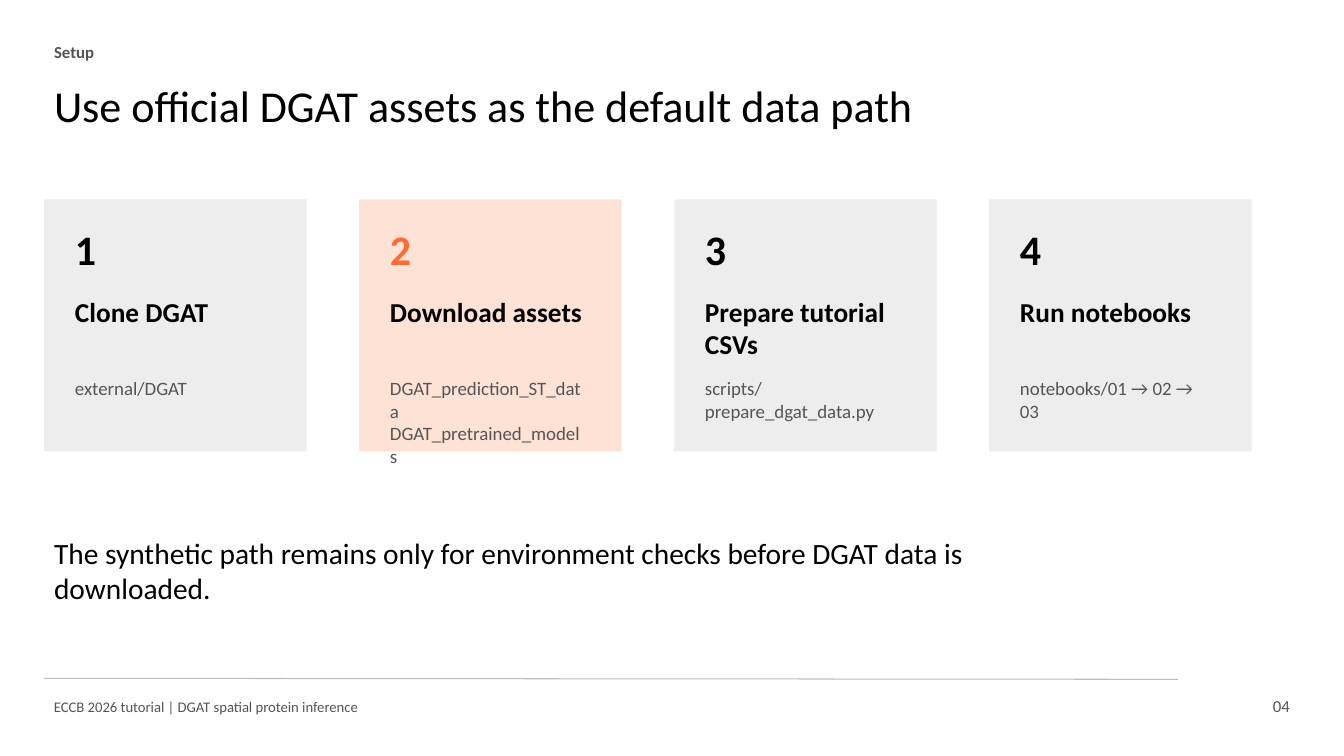
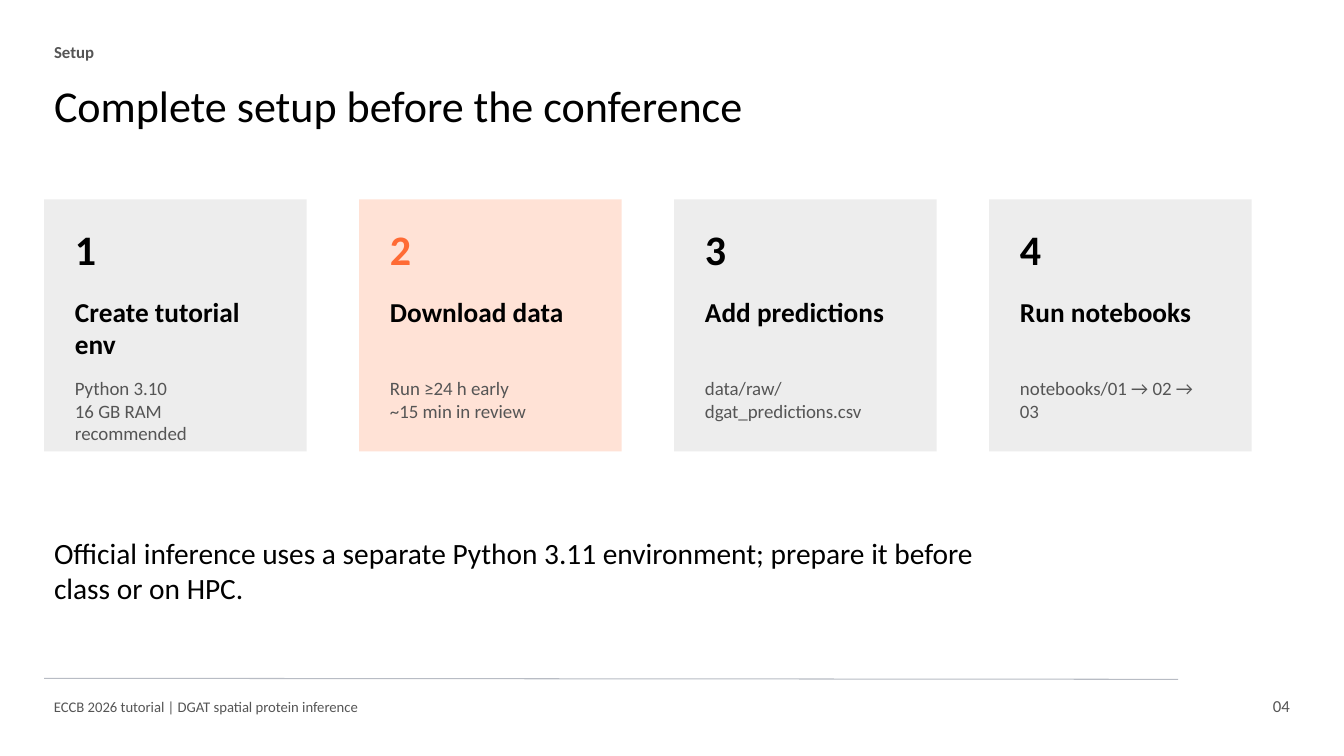
Before and after one commit to osmanbeyoglulab/ECCB-2026-Tutorial, a slide deck: slide 4 of outputs/eccb_2026_dgat_tutorial_slides.pptx. Drawn at 1344x756 pixels with LibreOffice and Linux fonts; fonts in the diff are those of the drawing. Boxes give left, top, right and bottom in pixels: in the first picture for what was removed or moved away, otherwise in the second. Text is boxed around its words. In the diff, an @@ line names an element or a change of style, - is before the commit and + after.

Commit message:
Address tutorial setup and DGAT evaluation feedback

```diff
--- a/outputs/eccb_2026_dgat_tutorial_slides.pptx
+++ b/outputs/eccb_2026_dgat_tutorial_slides.pptx
@@ text at <box>54,91,742,129</box>: text changed @@
-Use official DGAT assets as the default data path
+Complete setup before the conference
@@ text at <box>75,303,240,355</box>: text changed @@
-Clone DGAT
+Create tutorial env
@@ text at <box>390,303,564,323</box>: text changed @@
-Download assets
+Download data
@@ text at <box>705,303,884,327</box>: text changed @@
-Prepare tutorial CSVs
+Add predictions
@@ text at <box>75,382,187,440</box>: text changed @@
-external/DGAT
+Python 3.10
+16 GB RAM recommended
@@ text at <box>390,382,526,418</box>: text changed @@
-DGAT_prediction_ST_data
-DGAT_pretrained_models
+Run ≥24 h early
+~15 min in review
@@ text at <box>705,382,862,421</box>: text changed @@
-scripts/prepare_dgat_data.py
+data/raw/
+dgat_predictions.csv
@@ text at <box>54,543,972,600</box>: text changed @@
-The synthetic path remains only for environment checks before DGAT data is downloaded.
+Official inference uses a separate Python 3.11 environment; prepare it before class or on HPC.
```
Also in this commit, not shown: 7 other slides changed, 18 other files.
